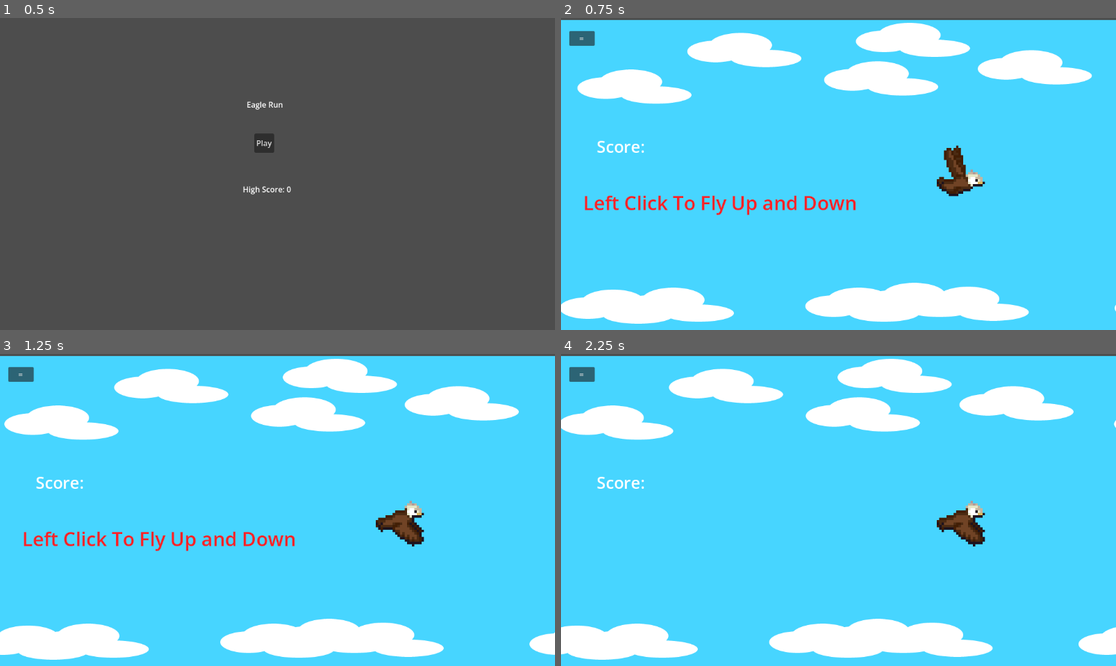
Above: before the commit, frames 1-4 (two rows, left to right).
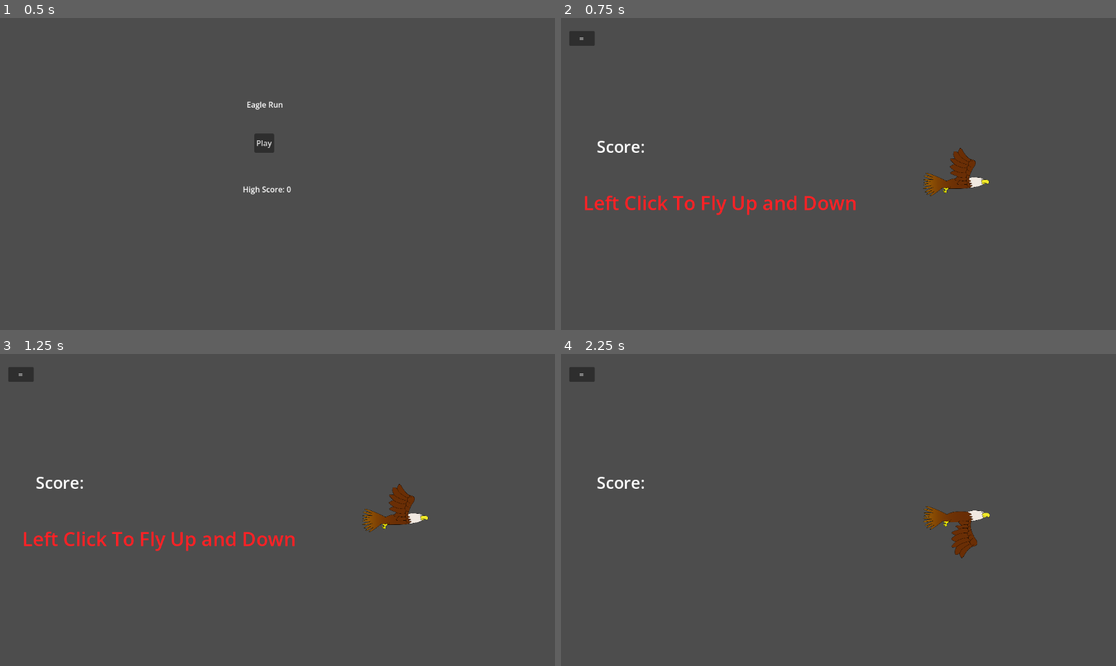
Above: after the commit, the same moments.

Repository: monofox9/eagle-run
Game: Godot game, scene res://scenes/title_screen.tscn
Two runs of this game, one before a commit and one after it. Both use one fixed random seed, a clock stepped at 60 frames per second and the inputs below.
Inputs:
- Up to frame 1 (0.5 s): no input
- Up to frame 2 (0.75 s): click "Play" at 0.5 s
- Up to frame 3 (1.25 s): no input
- Up to frame 4 (2.25 s): click "=" at 1.25 s; click "Resume Game" at 2 s

Frame 1 is identical in both runs. In frame 2, 99% of the frame differs, in the area x 0-100%, y 0-100%; in frame 3, 99%; in frame 4, 99%.

Commit message:
graphic and gameplay enhancements

Diff:
--- a/project.godot
+++ b/project.godot
@@ -33,5 +33,4 @@
 
 [rendering]
 
-textures/canvas_textures/default_texture_filter=0
 rendering_device/driver.windows="d3d12"
--- a/scenes/game_level.tscn
+++ b/scenes/game_level.tscn
@@ -1,9 +1,9 @@
 [gd_scene format=3 uid="uid://d07yp14onxomu"]
 
 [ext_resource type="Script" uid="uid://dt4tlj87ra67" path="res://scenes/parallax_2d.gd" id="1_6fv2f"]
-[ext_resource type="Texture2D" uid="uid://bvbik0nikvql4" path="res://assets/placeholders-DELETEME/clouds-1.png" id="1_h3dka"]
+[ext_resource type="Texture2D" uid="uid://dkk8aag4xtae6" path="res://assets/env/eaglrun-sky-main.png" id="2_1rrsa"]
 [ext_resource type="Script" uid="uid://bwojikdp4204a" path="res://scripts/sky_near.gd" id="3_3tmo4"]
-[ext_resource type="Texture2D" uid="uid://dtaddusolx0y5" path="res://assets/placeholders-DELETEME/clouds-bottom-100px.png" id="4_3tmo4"]
+[ext_resource type="Texture2D" uid="uid://6jx8kt3ro8lu" path="res://assets/env/eaglerun-rooftops.png" id="4_1rrsa"]
 [ext_resource type="PackedScene" uid="uid://dll0bbidefnf6" path="res://scenes/player.tscn" id="5_hjd5e"]
 [ext_resource type="Script" uid="uid://bniudp4jlwk5c" path="res://scripts/coin_spawner.gd" id="7_1k01j"]
 [ext_resource type="Script" uid="uid://be4nanaebran1" path="res://scripts/score.gd" id="7_hfoqy"]
@@ -20,24 +20,25 @@
 scroll_scale = Vector2(0.2, 1)
 repeat_size = Vector2(1152, 0)
 script = ExtResource("1_6fv2f")
-scroll_speed = 50.0
+scroll_speed = 300.0
 
 [node name="Sprite2D" type="Sprite2D" parent="env/sky-far" unique_id=2008086532]
 position = Vector2(581, 328)
-texture = ExtResource("1_h3dka")
+texture = ExtResource("2_1rrsa")
 
 [node name="sky-near" type="Parallax2D" parent="env" unique_id=2110070668]
 scroll_scale = Vector2(0.5, 1)
 repeat_size = Vector2(1152, 0)
 script = ExtResource("3_3tmo4")
+scroll_speed = 400.0
 
 [node name="Sprite2D" type="Sprite2D" parent="env/sky-near" unique_id=390959145]
-position = Vector2(580, 590)
-texture = ExtResource("4_3tmo4")
+position = Vector2(580, 603)
+texture = ExtResource("4_1rrsa")
 
 [node name="CharacterBody2D" parent="." unique_id=163987120 groups=["player"] instance=ExtResource("5_hjd5e")]
 position = Vector2(825, 335)
-scale = Vector2(0.5, 0.5)
+scale = Vector2(0.4, 0.4)
 
 [node name="coin-spawner" type="Node2D" parent="." unique_id=620118593]
 script = ExtResource("7_1k01j")
--- a/scenes/player.tscn
+++ b/scenes/player.tscn
@@ -1,19 +1,15 @@
 [gd_scene format=3 uid="uid://dll0bbidefnf6"]
 
 [ext_resource type="Script" uid="uid://b6ba2fshe3mix" path="res://scripts/player.gd" id="1_g2els"]
-[ext_resource type="Texture2D" uid="uid://bkm7gsoj2hnrb" path="res://assets/placeholders-DELETEME/bird_2_eagle.png" id="2_g2els"]
+[ext_resource type="Texture2D" uid="uid://df76mc82c8b4" path="res://assets/player/eagle-sprite.png" id="2_g2els"]
 
 [sub_resource type="AtlasTexture" id="AtlasTexture_qhqgy"]
 atlas = ExtResource("2_g2els")
-region = Rect2(0, 96, 32, 32)
+region = Rect2(0, 0, 500, 570)
 
 [sub_resource type="AtlasTexture" id="AtlasTexture_dqkch"]
 atlas = ExtResource("2_g2els")
-region = Rect2(32, 96, 32, 32)
-
-[sub_resource type="AtlasTexture" id="AtlasTexture_qlg0r"]
-atlas = ExtResource("2_g2els")
-region = Rect2(64, 96, 32, 32)
+region = Rect2(500, 0, 500, 570)
 
 [sub_resource type="SpriteFrames" id="SpriteFrames_dqkch"]
 animations = [{
@@ -23,32 +19,30 @@
 }, {
 "duration": 1.0,
 "texture": SubResource("AtlasTexture_dqkch")
-}, {
-"duration": 1.0,
-"texture": SubResource("AtlasTexture_qlg0r")
 }],
 "loop": true,
 "name": &"default",
-"speed": 10.0
+"speed": 6.5
 }]
 
 [sub_resource type="CapsuleShape2D" id="CapsuleShape2D_g2els"]
-radius = 51.895714
-height = 224.27496
+radius = 35.213722
+height = 223.38586
 
 [node name="player" type="CharacterBody2D" unique_id=163987120]
 script = ExtResource("1_g2els")
 
 [node name="AnimatedSprite2D" type="AnimatedSprite2D" parent="." unique_id=625007428]
-scale = Vector2(10, 10)
+position = Vector2(-6.9999995, 35)
+scale = Vector2(0.7, 0.7)
 sprite_frames = SubResource("SpriteFrames_dqkch")
 autoplay = "default"
-frame = 2
-frame_progress = 0.28370258
+frame_progress = 0.6727967
 
 [node name="CollisionShape2D" type="CollisionShape2D" parent="." unique_id=516584406]
 position = Vector2(14.999999, 17)
-rotation = 1.1860076
+rotation = 1.4853048
+scale = Vector2(0.99128175, 1.298806)
 shape = SubResource("CapsuleShape2D_g2els")
 debug_color = Color(0.72168946, 0.4070984, 0.6639946, 0.41960785)
 
Binary file added: assets/player/eagle-sprite.png
Not shown, added: assets/player/eagle-sprite.png.import
